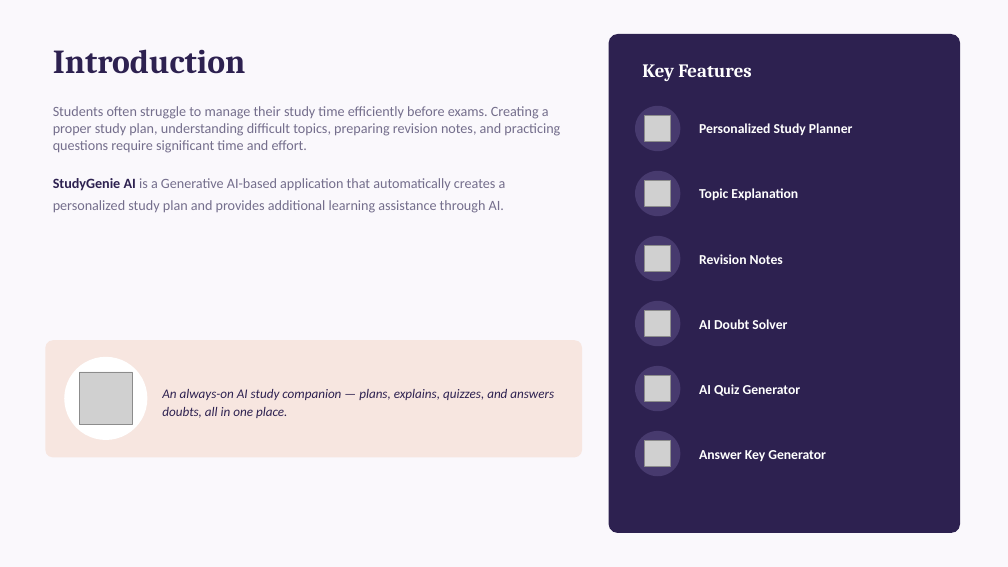
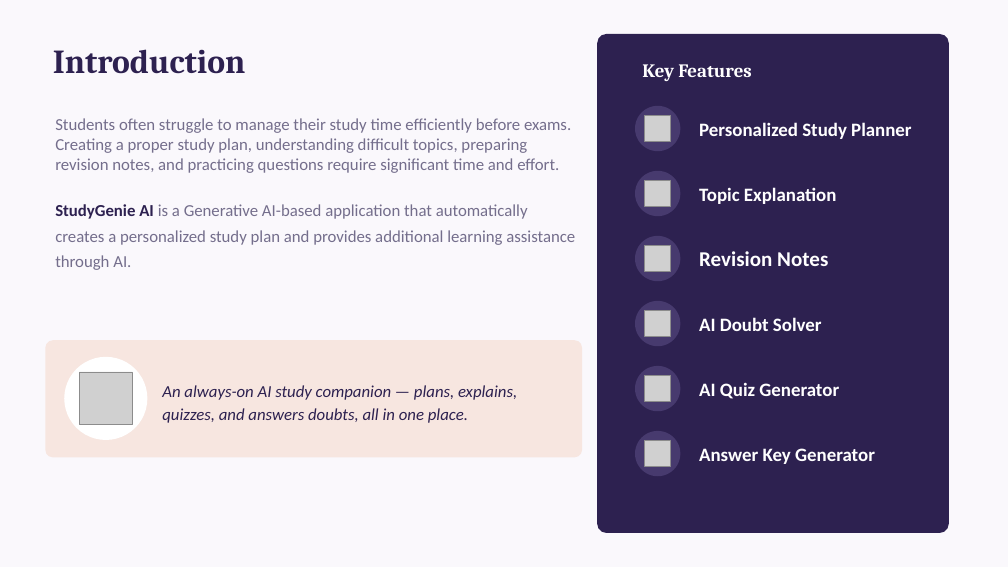
Before and after one commit to Preetha2426/StudyGenie-AI, a slide deck: slide 2 of StudyGenieAI.pptx. Drawn at 1008x567 pixels with LibreOffice and Linux fonts; fonts in the diff are those of the drawing; grey boxes stand for pictures. Boxes give left, top, right and bottom in pixels: in the first picture for what was removed or moved away, otherwise in the second. Text is boxed around its words. In the diff, an @@ line names an element or a change of style, - is before the commit and + after.

```diff
--- a/StudyGenieAI.pptx
+++ b/StudyGenieAI.pptx
@@ rounded rectangle: place and size @@
-rounded rectangle at (609,34,960,533)
+rounded rectangle at (597,34,949,533)
@@ text "Students often struggle to manage ...": place and size @@
-text "Students often struggle to manage ..." at (53,106,560,213)
+text "Students often struggle to manage ..." at (55,118,575,270)
@@ text "Students often struggle to manage ..." at (55,118,575,270): size 13.5 to 16 pt @@
@@ text "Revision Notes" at (699,251,828,266): size 13 to 20 pt @@
@@ text "An always-on AI study companion ..." at (162,385,517,423): size 12.5 to 16 pt @@
@@ size 13 to 18 pt in 5 elements at (699,122,911,139), (699,187,837,204), (699,317,822,331), (699,382,839,399), (699,448,875,464) @@
```
Also in this commit, not shown: 7 other slides changed, 1 other file.
